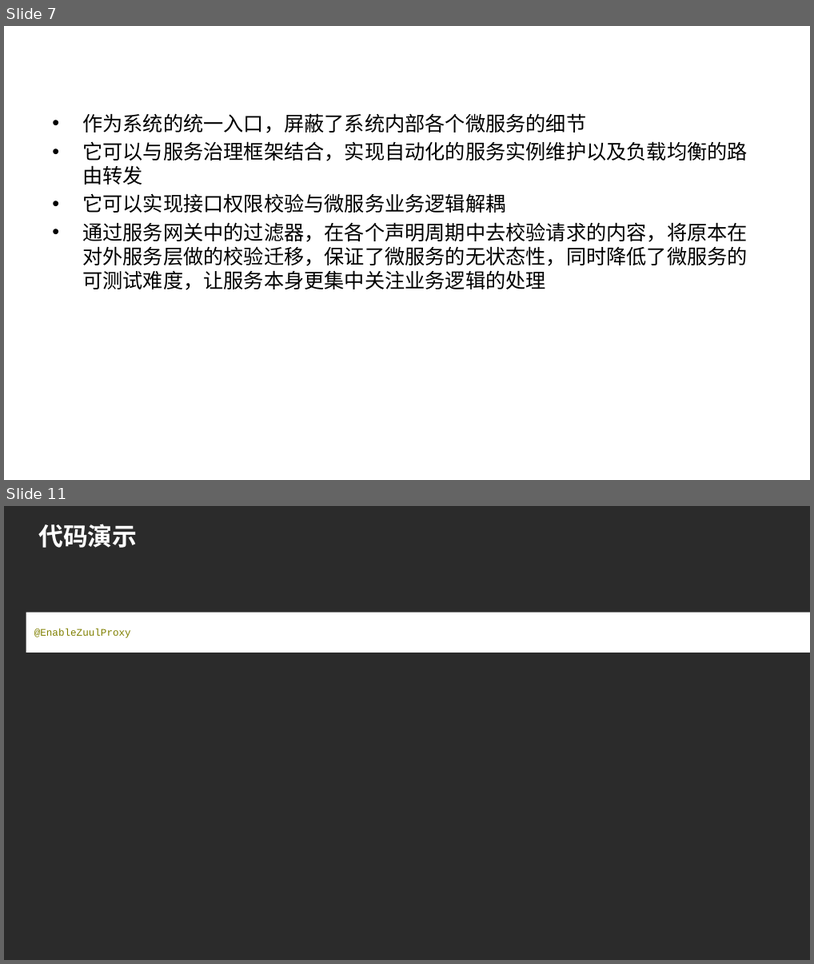
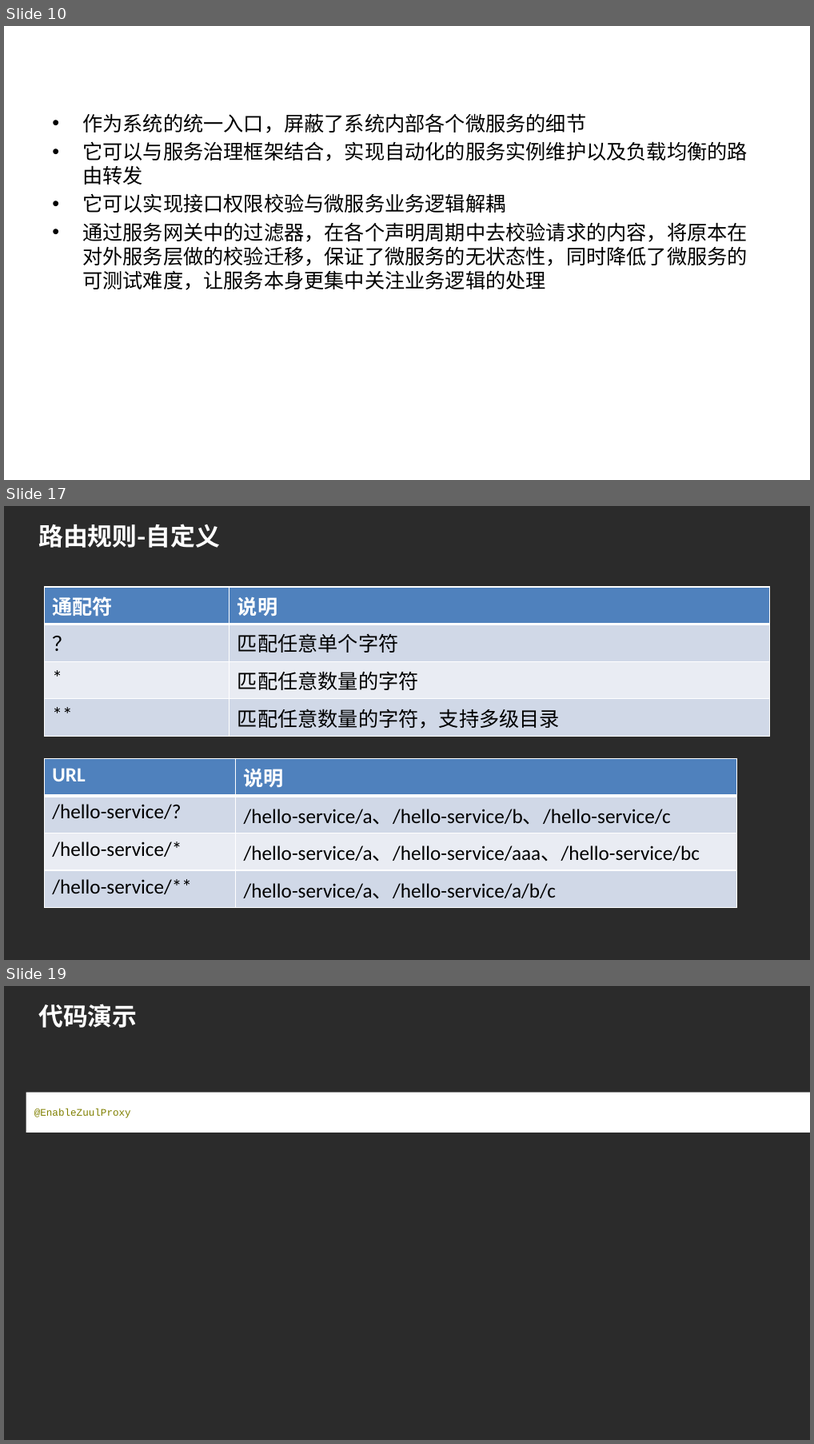
Before and after one commit to hlniceguy/spring-cloud-demo, a slide deck: doc/Spring Cloud Zuul.pptx. Shown one above the other, each under a label of ours: slides 7 and 11 before the commit, slides 10, 17 and 19 after it; the slides between them are not shown. The pictures are 814x964 and 814x1444 pixels, drawn with LibreOffice and Linux fonts; fonts in the diff are those of the drawing; background and template pictures are left out; a plain dark background stands for a picture behind light text. Boxes give left, top, right and bottom in pixels: in the first picture for what was removed or moved away, otherwise in the second. Text is boxed around its words. In the diff, an @@ line names an element or a change of style, - is before the commit and + after.

```diff
--- a/doc/Spring Cloud Zuul.pptx
+++ b/doc/Spring Cloud Zuul.pptx
@@ slide 17 added at (4, 506, 810, 960), background picture (left out) @@
@@ title added at (38, 524, 220, 548), 22 pt, text #FFFFFF, bold @@
+路由规则-自定义
@@ table added at (44, 587, 770, 732), 4 rows, 2 columns @@
+通配符 | 说明
+？ | 匹配任意单个字符
+* | 匹配任意数量的字符
+** | 匹配任意数量的字符，支持多级目录
@@ table added at (44, 759, 737, 901), 4 rows, 2 columns @@
+URL | 说明
+/hello-service/? | /hello-service/a、/hello-service/b、/hello-service/c
+/hello-service/* | /hello-service/a、/hello-service/aaa、/hello-service/bc
+/hello-service/** | /hello-service/a、/hello-service/a/b/c
@@ what was slide 7 is now slide 10 @@
@@ what was slide 11 is now slide 19 @@
```
Also in this commit, not shown: 3 slides changed, 10 other slides added, 2 slides removed, 2 other files.
